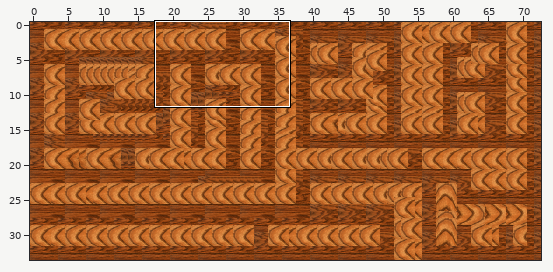
Tiled map -- android/assets/test.tmx. The picture above shows the old version from afar; the outline marks the close-up.
Close-up. Before the commit:
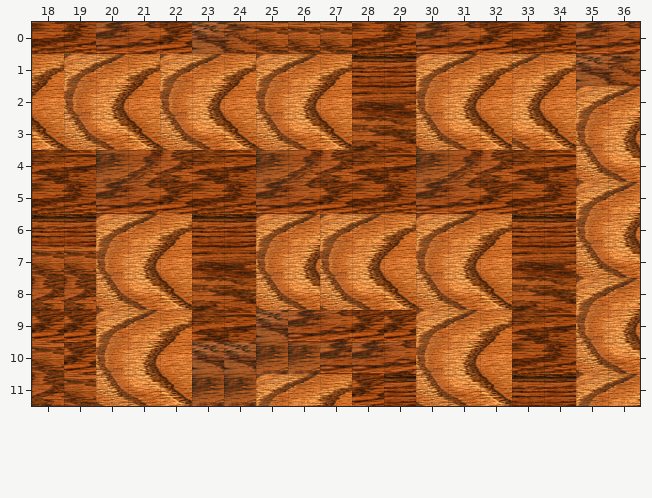
Cells are 32x32 px. Shown: x 18..36, y 0..11. The commit also changed other parts of the map, which this record leaves out.
And afterwards:
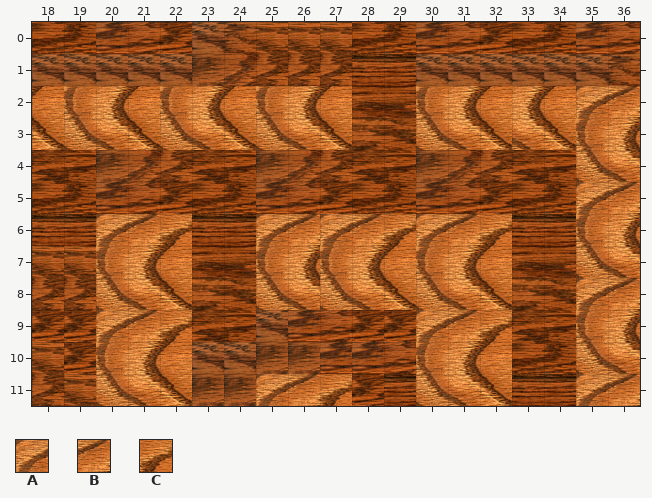
Key: from "wood floor": A 663, B 664, C 665.
_ is an empty cell.
What changed:
Layer "Wall":
y 1: x 18..27 CABCABCABC -> __________; x 30..34 ABCBC -> _____
Pixel boxes of the changes (left, top, right, bottom) in both close-ups:
removed: (32, 54, 352, 86)
removed: (416, 54, 576, 86)
